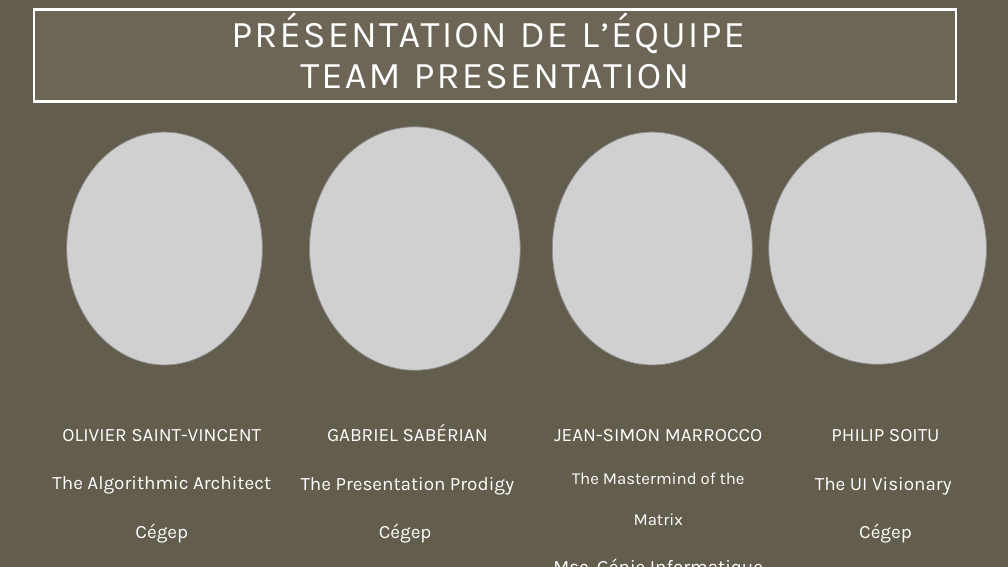
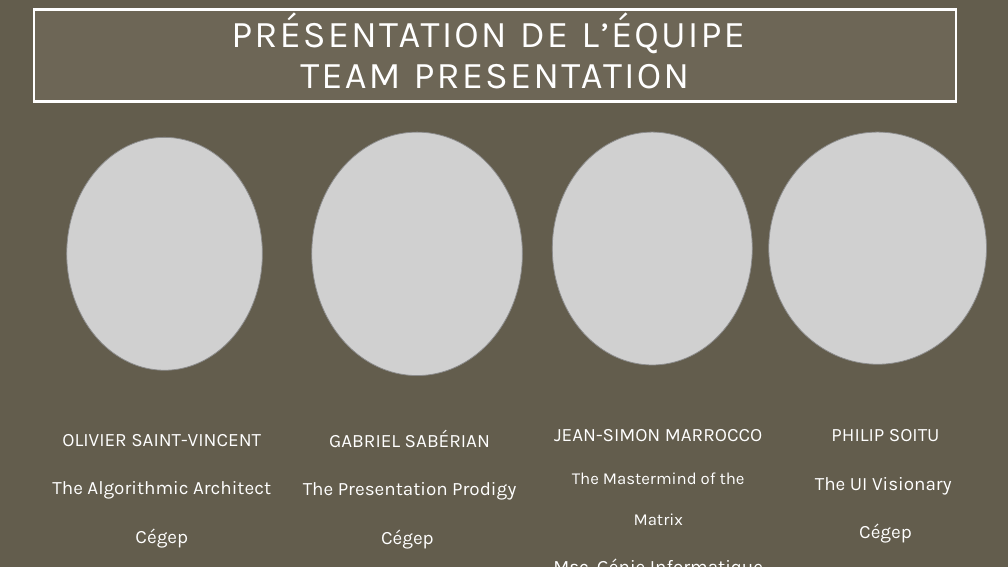
Before and after one commit to JSMarrocco/MMORPG_PolyHacks2023, a slide deck: slide 2 of Presentation/MMO RPG.pptx. Drawn at 1008x567 pixels with LibreOffice and Linux fonts; fonts in the diff are those of the drawing; grey boxes stand for pictures. Boxes give left, top, right and bottom in pixels: in the first picture for what was removed or moved away, otherwise in the second. Text is boxed around its words. In the diff, an @@ line names an element or a change of style, - is before the commit and + after.

```diff
--- a/Presentation/MMO RPG.pptx
+++ b/Presentation/MMO RPG.pptx
@@ picture: place and size @@
-picture at [309, 127, 520, 371]
+picture at [312, 132, 523, 376]
@@ 2 texts, 1 picture: place and size @@
-2 texts, 1 picture at [52, 132, 514, 543]
+2 texts, 1 picture at [52, 138, 516, 549]
```
Also in this commit, not shown: 2 other slides changed, 3 slides added, 2 slides removed.
